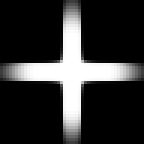
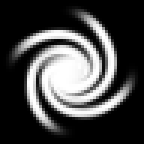
The second (144, 144) image is a revision of the first. Changes to its layers:
painted on "Curves 1" over box(0, 0, 144, 144)
